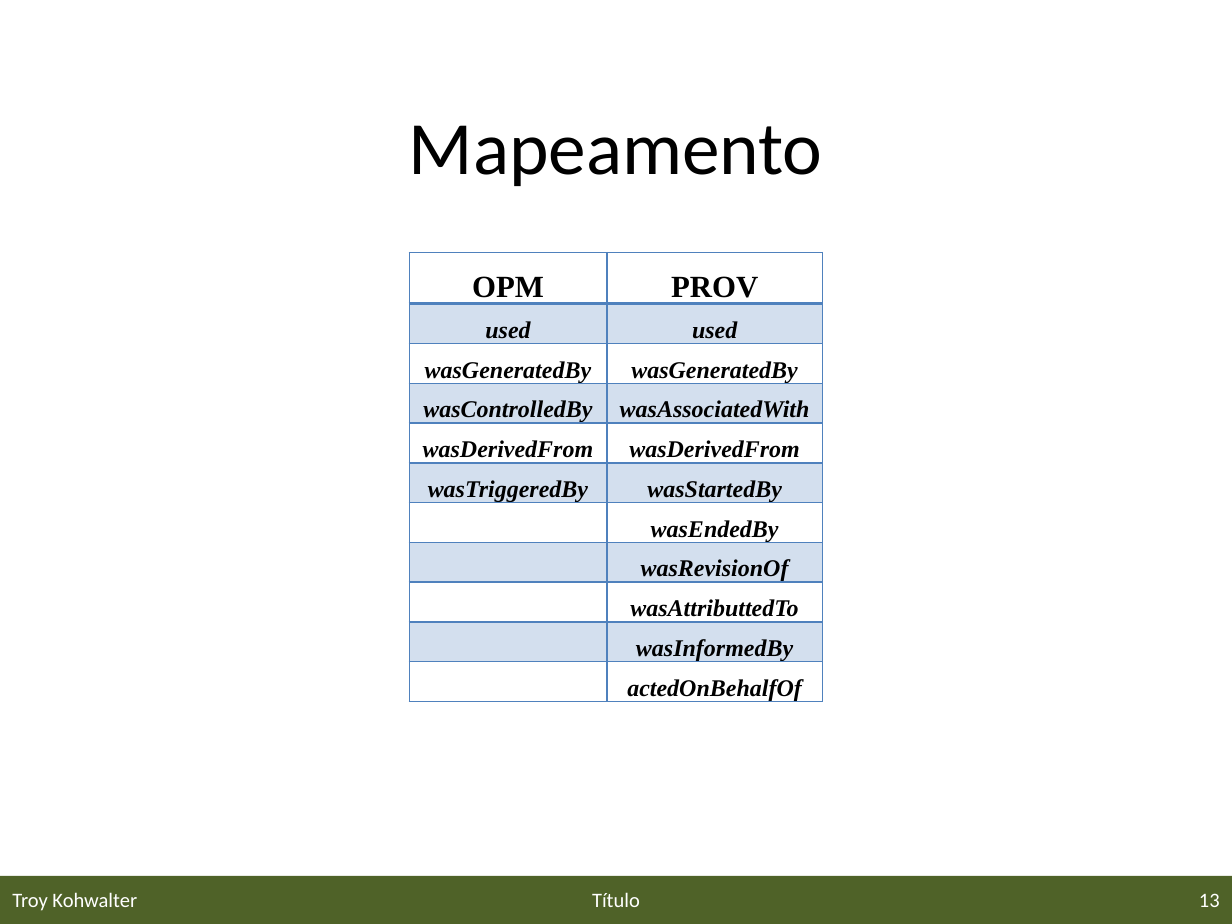
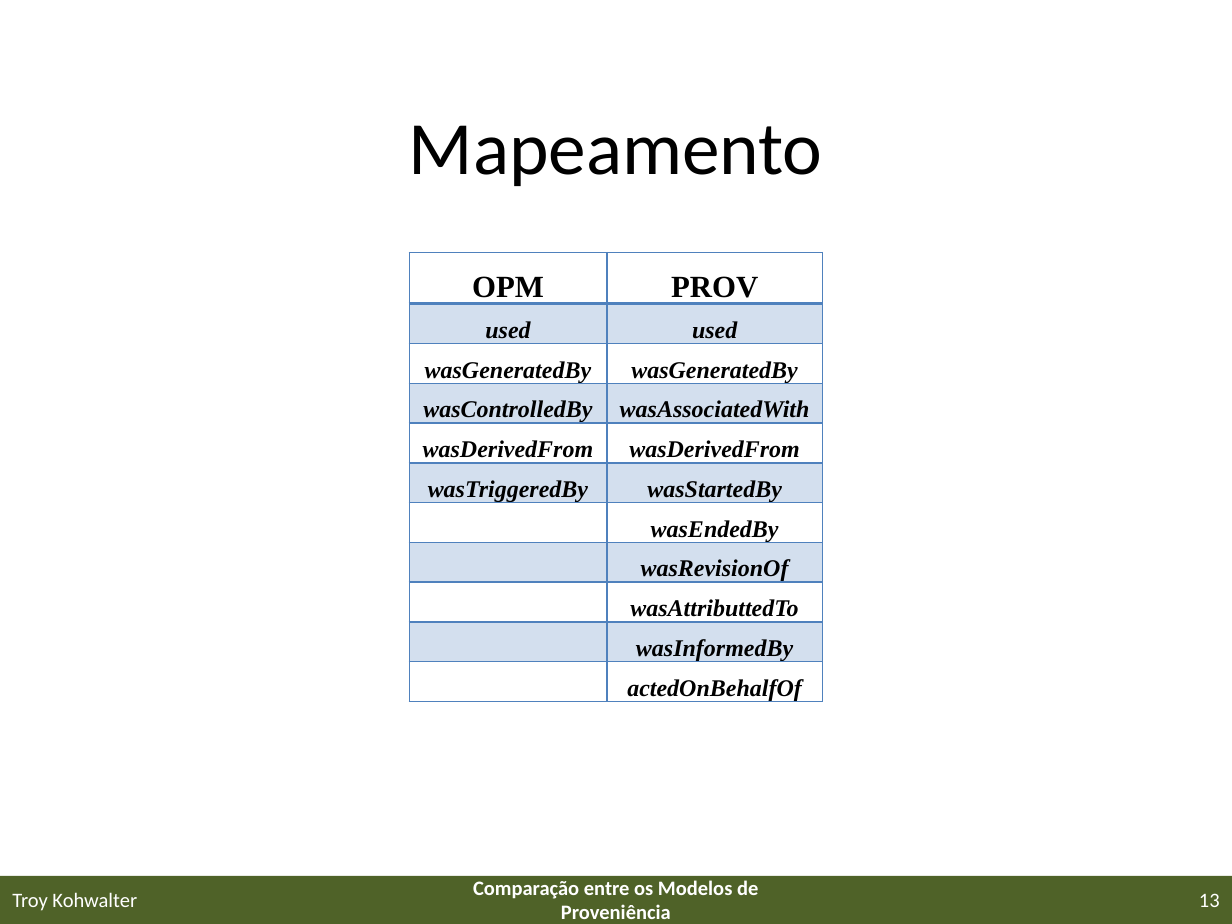
Before and after one commit to gems-uff/sdm, a slide deck: slide 13 of Documents/Papers/eScience2013/eScience2013.pptx. Drawn at 1232x924 pixels with LibreOffice and Linux fonts; fonts in the diff are those of the drawing; background and template pictures are left out. Boxes give left, top, right and bottom in pixels: in the first picture for what was removed or moved away, otherwise in the second. Text is boxed around its words. In the diff, an @@ line names an element or a change of style, - is before the commit and + after.

```diff
--- a/Documents/Papers/eScience2013/eScience2013.pptx
+++ b/Documents/Papers/eScience2013/eScience2013.pptx
@@ text at box(473, 880, 758, 919): text changed; bold on @@
-Título
+Comparação entre os Modelos de Proveniência
```
Also in this commit, not shown: 17 other slides changed, 3 slides added, 1 slide removed.
